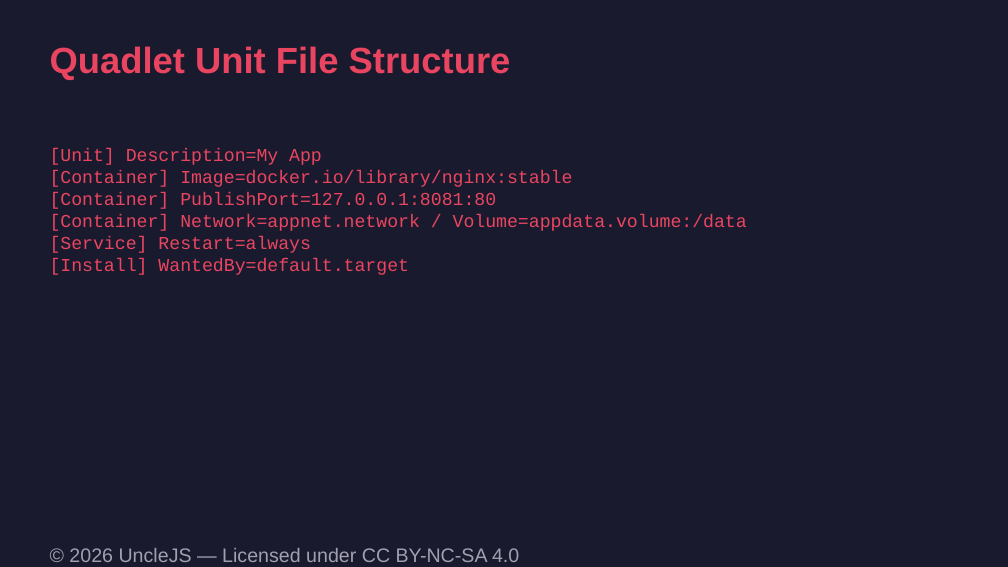
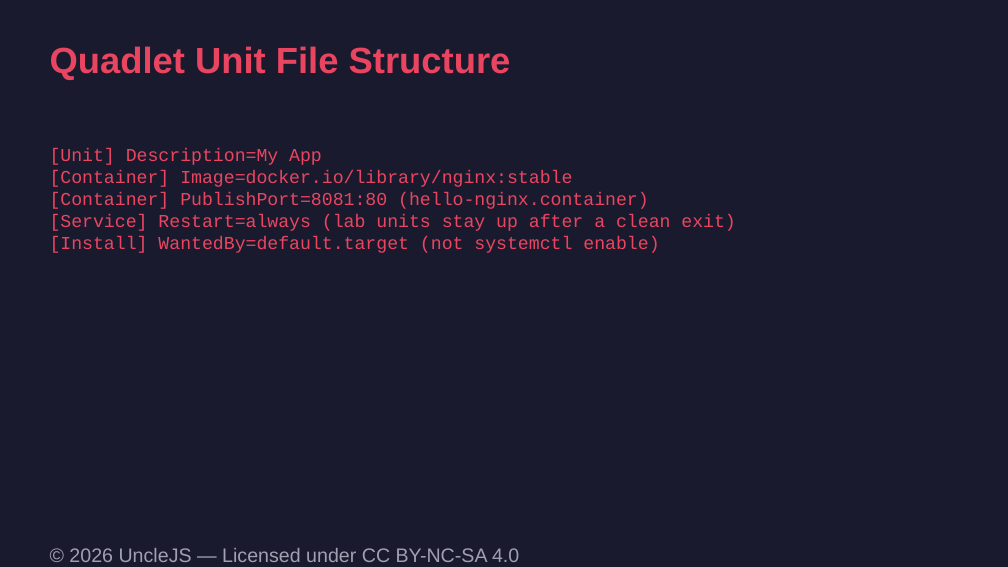
Before and after one commit to UncleJS/course_podman, a slide deck: slide 52 of slides/podman-course.odp. Drawn at 1008x567 pixels with LibreOffice and Linux fonts; fonts in the diff are those of the drawing. Boxes give left, top, right and bottom in pixels: in the first picture for what was removed or moved away, otherwise in the second. Text is boxed around its words. In the diff, an @@ line names an element or a change of style, - is before the commit and + after.

Commit message:
Correct Podman 5 labs and Quadlet units so the course matches the platform.
UID mapping, pasta, secret handling, capstone backup, and auto-update rollback were wrong or incomplete on rootless Podman 5. Exams, cheatsheets, and regenerated slides and PDF now follow the same facts.

```diff
--- a/slides/podman-course.odp
+++ b/slides/podman-course.odp
@@ text at bbox=[50, 193, 735, 253]: text changed @@
-[Container] PublishPort=127.0.0.1:8081:80
-[Container] Network=appnet.network / Volume=appdata.volume:/data
-[Service] Restart=always
-[Install] WantedBy=default.target
+[Container] PublishPort=8081:80 (hello-nginx.container)
+[Service] Restart=always (lab units stay up after a clean exit)
+[Install] WantedBy=default.target (not systemctl enable)
```
Also in this commit, not shown: 7 other slides changed, 58 other files.
